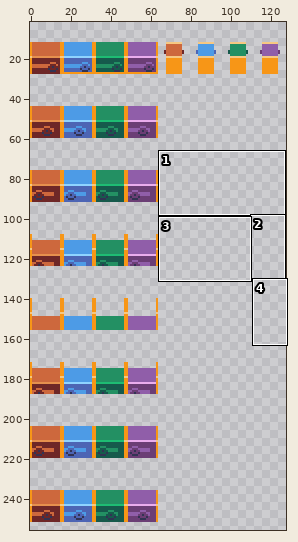
File history of a sprite sheet, img/doors.png. Above: a wide view before the commit, with the close-up outlined.
Close-up. Earlier state:
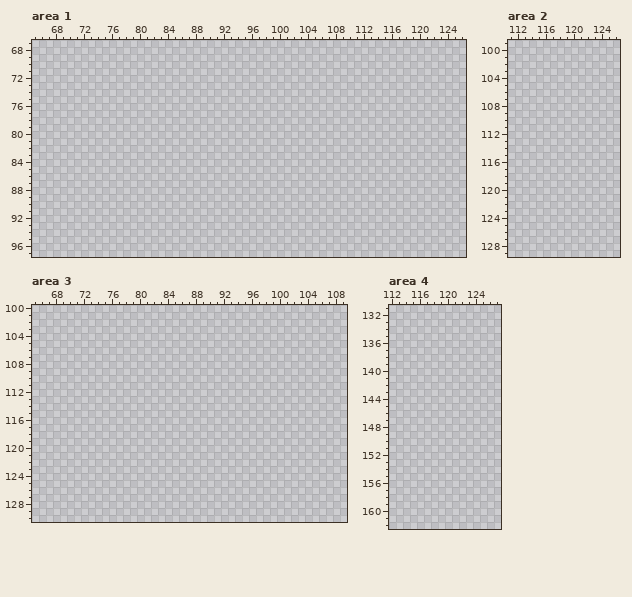
The file is 128x256 pixels. Shown: area 1: x 65..126, y 67..97; area 2: x 111..126, y 99..129; area 3: x 65..109, y 100..130; area 4: x 112..127, y 131..162. The wide view leaves out empty margins. The commit also changed other parts of the picture, which this record leaves out.
After:
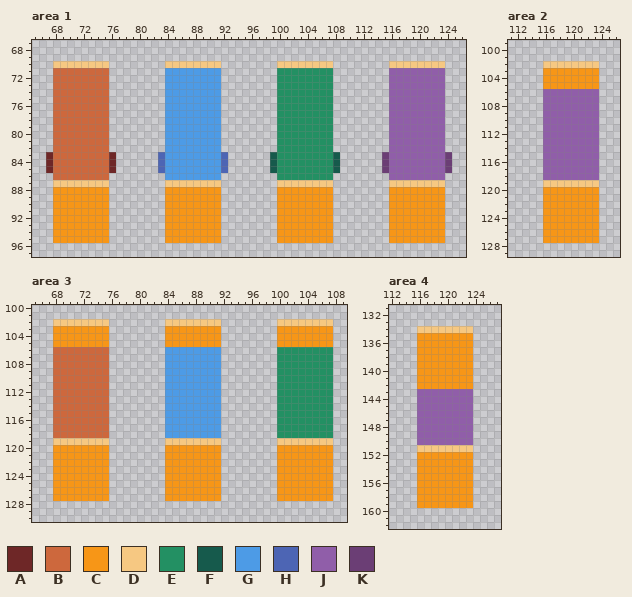
Palette (. is transparent): A #6e2727  B #cd683d  C #f79617  D #f6c882  E #239063  F #165a4c  G #4d9be6  H #4d65b4  J #905ea9  K #6b3e75
The edit:
--- area 1
@@ x 65..126 @@
 69 ..............................................................
-70 ..............................................................
-71 ..............................................................
-72 ..............................................................
-73 ..............................................................
-74 ..............................................................
-75 ..............................................................
-76 ..............................................................
-77 ..............................................................
-78 ..............................................................
-79 ..............................................................
-80 ..............................................................
-81 ..............................................................
-82 ..............................................................
-83 ..............................................................
-84 ..............................................................
-85 ..............................................................
-86 ..............................................................
-87 ..............................................................
-88 ..............................................................
-89 ..............................................................
-90 ..............................................................
-91 ..............................................................
-92 ..............................................................
-93 ..............................................................
-94 ..............................................................
-95 ..............................................................
+70 ...DDDDDDDD........DDDDDDDD........DDDDDDDD........DDDDDDDD...
+71 ...BBBBBBBB........GGGGGGGG........EEEEEEEE........JJJJJJJJ...
+72 ...BBBBBBBB........GGGGGGGG........EEEEEEEE........JJJJJJJJ...
+73 ...BBBBBBBB........GGGGGGGG........EEEEEEEE........JJJJJJJJ...
+74 ...BBBBBBBB........GGGGGGGG........EEEEEEEE........JJJJJJJJ...
+75 ...BBBBBBBB........GGGGGGGG........EEEEEEEE........JJJJJJJJ...
+76 ...BBBBBBBB........GGGGGGGG........EEEEEEEE........JJJJJJJJ...
+77 ...BBBBBBBB........GGGGGGGG........EEEEEEEE........JJJJJJJJ...
+78 ...BBBBBBBB........GGGGGGGG........EEEEEEEE........JJJJJJJJ...
+79 ...BBBBBBBB........GGGGGGGG........EEEEEEEE........JJJJJJJJ...
+80 ...BBBBBBBB........GGGGGGGG........EEEEEEEE........JJJJJJJJ...
+81 ...BBBBBBBB........GGGGGGGG........EEEEEEEE........JJJJJJJJ...
+82 ...BBBBBBBB........GGGGGGGG........EEEEEEEE........JJJJJJJJ...
+83 ..ABBBBBBBBA......HGGGGGGGGH......FEEEEEEEEF......KJJJJJJJJK..
+84 ..ABBBBBBBBA......HGGGGGGGGH......FEEEEEEEEF......KJJJJJJJJK..
+85 ..ABBBBBBBBA......HGGGGGGGGH......FEEEEEEEEF......KJJJJJJJJK..
+86 ...BBBBBBBB........GGGGGGGG........EEEEEEEE........JJJJJJJJ...
+87 ...DDDDDDDD........DDDDDDDD........DDDDDDDD........DDDDDDDD...
+88 ...CCCCCCCC........CCCCCCCC........CCCCCCCC........CCCCCCCC...
+89 ...CCCCCCCC........CCCCCCCC........CCCCCCCC........CCCCCCCC...
+90 ...CCCCCCCC........CCCCCCCC........CCCCCCCC........CCCCCCCC...
+91 ...CCCCCCCC........CCCCCCCC........CCCCCCCC........CCCCCCCC...
+92 ...CCCCCCCC........CCCCCCCC........CCCCCCCC........CCCCCCCC...
+93 ...CCCCCCCC........CCCCCCCC........CCCCCCCC........CCCCCCCC...
+94 ...CCCCCCCC........CCCCCCCC........CCCCCCCC........CCCCCCCC...
+95 ...CCCCCCCC........CCCCCCCC........CCCCCCCC........CCCCCCCC...
 96 ..............................................................
--- area 2
@@ x 111..126 @@
 101 ................
-102 ................
-103 ................
-104 ................
-105 ................
-106 ................
-107 ................
-108 ................
-109 ................
-110 ................
-111 ................
-112 ................
-113 ................
-114 ................
-115 ................
-116 ................
-117 ................
-118 ................
-119 ................
-120 ................
-121 ................
-122 ................
-123 ................
-124 ................
-125 ................
-126 ................
-127 ................
+102 .....DDDDDDDD...
+103 .....CCCCCCCC...
+104 .....CCCCCCCC...
+105 .....CCCCCCCC...
+106 .....JJJJJJJJ...
+107 .....JJJJJJJJ...
+108 .....JJJJJJJJ...
+109 .....JJJJJJJJ...
+110 .....JJJJJJJJ...
+111 .....JJJJJJJJ...
+112 .....JJJJJJJJ...
+113 .....JJJJJJJJ...
+114 .....JJJJJJJJ...
+115 .....JJJJJJJJ...
+116 .....JJJJJJJJ...
+117 .....JJJJJJJJ...
+118 .....JJJJJJJJ...
+119 .....DDDDDDDD...
+120 .....CCCCCCCC...
+121 .....CCCCCCCC...
+122 .....CCCCCCCC...
+123 .....CCCCCCCC...
+124 .....CCCCCCCC...
+125 .....CCCCCCCC...
+126 .....CCCCCCCC...
+127 .....CCCCCCCC...
 128 ................
--- area 3
@@ x 65..109 @@
 101 .............................................
-102 .............................................
-103 .............................................
-104 .............................................
-105 .............................................
-106 .............................................
-107 .............................................
-108 .............................................
-109 .............................................
-110 .............................................
-111 .............................................
-112 .............................................
-113 .............................................
-114 .............................................
-115 .............................................
-116 .............................................
-117 .............................................
-118 .............................................
-119 .............................................
-120 .............................................
-121 .............................................
-122 .............................................
-123 .............................................
-124 .............................................
-125 .............................................
-126 .............................................
-127 .............................................
+102 ...DDDDDDDD........DDDDDDDD........DDDDDDDD..
+103 ...CCCCCCCC........CCCCCCCC........CCCCCCCC..
+104 ...CCCCCCCC........CCCCCCCC........CCCCCCCC..
+105 ...CCCCCCCC........CCCCCCCC........CCCCCCCC..
+106 ...BBBBBBBB........GGGGGGGG........EEEEEEEE..
+107 ...BBBBBBBB........GGGGGGGG........EEEEEEEE..
+108 ...BBBBBBBB........GGGGGGGG........EEEEEEEE..
+109 ...BBBBBBBB........GGGGGGGG........EEEEEEEE..
+110 ...BBBBBBBB........GGGGGGGG........EEEEEEEE..
+111 ...BBBBBBBB........GGGGGGGG........EEEEEEEE..
+112 ...BBBBBBBB........GGGGGGGG........EEEEEEEE..
+113 ...BBBBBBBB........GGGGGGGG........EEEEEEEE..
+114 ...BBBBBBBB........GGGGGGGG........EEEEEEEE..
+115 ...BBBBBBBB........GGGGGGGG........EEEEEEEE..
+116 ...BBBBBBBB........GGGGGGGG........EEEEEEEE..
+117 ...BBBBBBBB........GGGGGGGG........EEEEEEEE..
+118 ...BBBBBBBB........GGGGGGGG........EEEEEEEE..
+119 ...DDDDDDDD........DDDDDDDD........DDDDDDDD..
+120 ...CCCCCCCC........CCCCCCCC........CCCCCCCC..
+121 ...CCCCCCCC........CCCCCCCC........CCCCCCCC..
+122 ...CCCCCCCC........CCCCCCCC........CCCCCCCC..
+123 ...CCCCCCCC........CCCCCCCC........CCCCCCCC..
+124 ...CCCCCCCC........CCCCCCCC........CCCCCCCC..
+125 ...CCCCCCCC........CCCCCCCC........CCCCCCCC..
+126 ...CCCCCCCC........CCCCCCCC........CCCCCCCC..
+127 ...CCCCCCCC........CCCCCCCC........CCCCCCCC..
 128 .............................................
--- area 4
@@ x 112..127 @@
 133 ................
-134 ................
-135 ................
-136 ................
-137 ................
-138 ................
-139 ................
-140 ................
-141 ................
-142 ................
-143 ................
-144 ................
-145 ................
-146 ................
-147 ................
-148 ................
-149 ................
-150 ................
-151 ................
-152 ................
-153 ................
-154 ................
-155 ................
-156 ................
-157 ................
-158 ................
-159 ................
+134 ....DDDDDDDD....
+135 ....CCCCCCCC....
+136 ....CCCCCCCC....
+137 ....CCCCCCCC....
+138 ....CCCCCCCC....
+139 ....CCCCCCCC....
+140 ....CCCCCCCC....
+141 ....CCCCCCCC....
+142 ....CCCCCCCC....
+143 ....JJJJJJJJ....
+144 ....JJJJJJJJ....
+145 ....JJJJJJJJ....
+146 ....JJJJJJJJ....
+147 ....JJJJJJJJ....
+148 ....JJJJJJJJ....
+149 ....JJJJJJJJ....
+150 ....JJJJJJJJ....
+151 ....DDDDDDDD....
+152 ....CCCCCCCC....
+153 ....CCCCCCCC....
+154 ....CCCCCCCC....
+155 ....CCCCCCCC....
+156 ....CCCCCCCC....
+157 ....CCCCCCCC....
+158 ....CCCCCCCC....
+159 ....CCCCCCCC....
 160 ................
